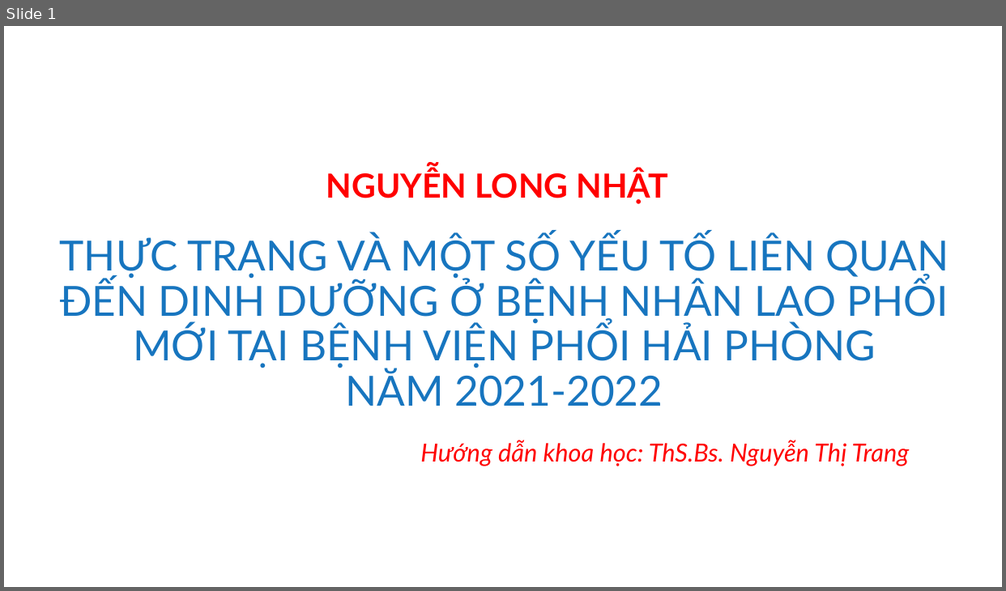
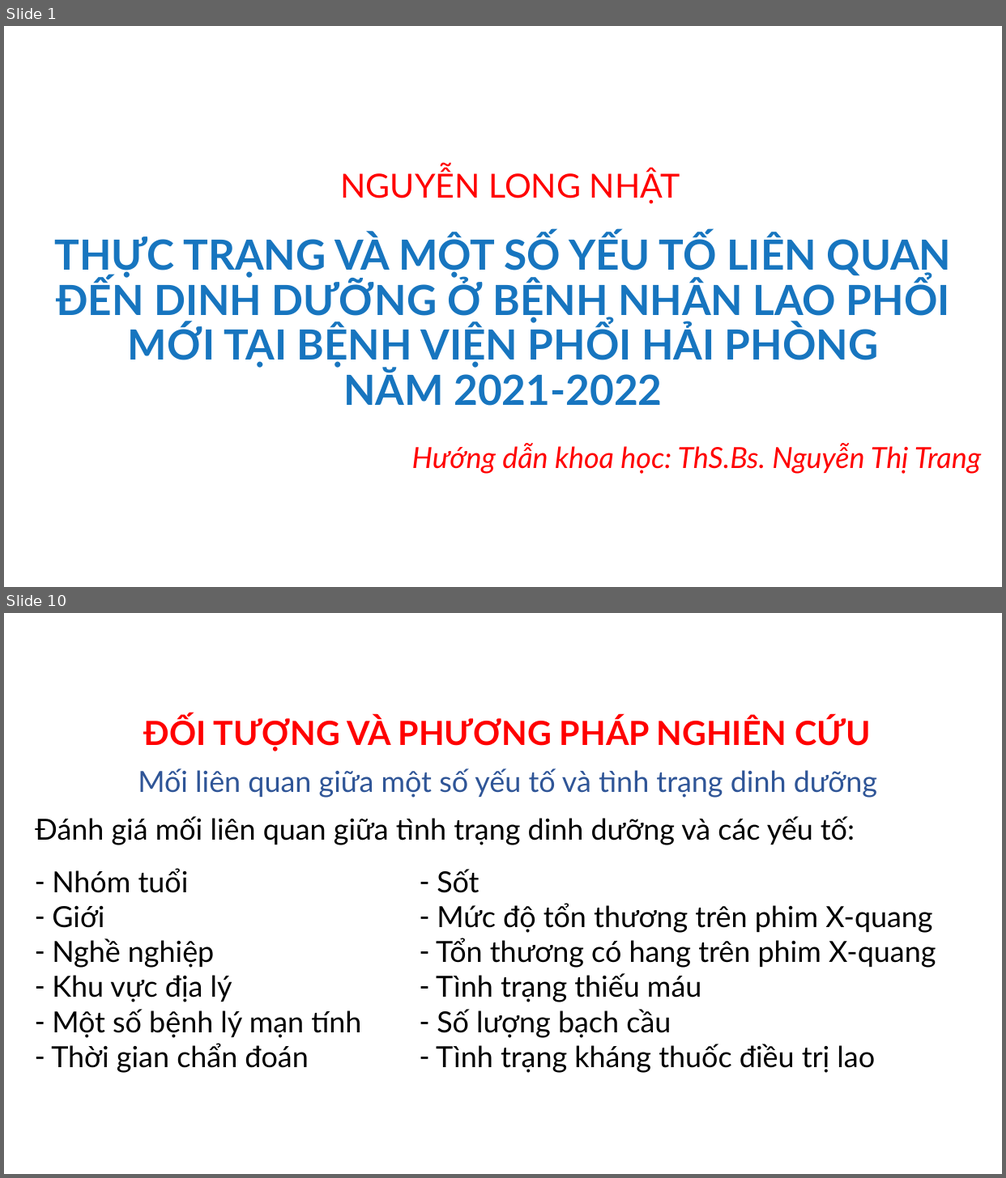
Before and after one commit to MedPocket/HPMUGraduation-thesis, a slide deck: Thuc-trang-va-mot-so-yeu-to-lien-quan-dinh-duong-BN-lao-phoi_Nhat-Nguyen.pptx. Shown one above the other, each under a label of ours: slide 1 before the commit, slides 1 and 10 after it; the slides between them are not shown. The pictures are 1006x591 and 1006x1178 pixels, drawn with LibreOffice and Linux fonts; fonts in the diff are those of the drawing; background and template pictures are left out. Boxes give left, top, right and bottom in pixels: in the first picture for what was removed or moved away, otherwise in the second. Text is boxed around its words. In the diff, an @@ line names an element or a change of style, - is before the commit and + after.

```diff
--- a/Thuc-trang-va-mot-so-yeu-to-lien-quan-dinh-duong-BN-lao-phoi_Nhat-Nguyen.pptx
+++ b/Thuc-trang-va-mot-so-yeu-to-lien-quan-dinh-duong-BN-lao-phoi_Nhat-Nguyen.pptx
@@ slide 10 added at [4, 613, 1002, 1174], background #FFFFFF @@
@@ title added at [144, 716, 870, 752], 32 pt, text #FF0000, bold @@
+ĐỐI TƯỢNG VÀ PHƯƠNG PHÁP NGHIÊN CỨU
@@ text added at [138, 769, 877, 798], 28 pt, text #2F5597 @@
+Mối liên quan giữa một số yếu tố và tình trạng dinh dưỡng
@@ text added at [35, 816, 854, 845], 28 pt, text #000000 @@
+Đánh giá mối liên quan giữa tình trạng dinh dưỡng và các yếu tố:
@@ text added at [51, 868, 361, 1073], 28 pt, text #000000 @@
+– Nhóm tuổi
+– Giới
+– Nghề nghiệp
+– Khu vực địa lý
+– Một số bệnh lý mạn tính
+– Thời gian chẩn đoán
@@ text added at [436, 869, 936, 1073], 28 pt, text #000000 @@
+– Sốt
+– Mức độ tổn thương trên phim X-quang
+– Tổn thương có hang trên phim X-quang
+– Tình trạng thiếu máu
+– Số lượng bạch cầu
+– Tình trạng kháng thuốc điều trị lao
@@ slide 1 changed as well @@
@@ text "NGUYỄN LONG NHẬT": place and size @@
-text "NGUYỄN LONG NHẬT" at [326, 169, 669, 204]
+text "NGUYỄN LONG NHẬT" at [341, 169, 680, 204]
@@ text "NGUYỄN LONG NHẬT" at [341, 169, 680, 204]: bold off; alignment left to centre @@
@@ title "THỰC TRẠNG VÀ MỘT SỐ ..." at [55, 234, 952, 406]: bold on @@
@@ text "Hướng dẫn khoa học: ThS.Bs. ...": place and size @@
-text "Hướng dẫn khoa học: ThS.Bs. ..." at [420, 440, 910, 467]
+text "Hướng dẫn khoa học: ThS.Bs. ..." at [412, 443, 981, 474]
@@ text "Hướng dẫn khoa học: ThS.Bs. ..." at [412, 443, 981, 474]: size 24 to 28 pt; alignment left to right @@
```
Also in this commit, not shown: 46 other slides added, 1 other file.
